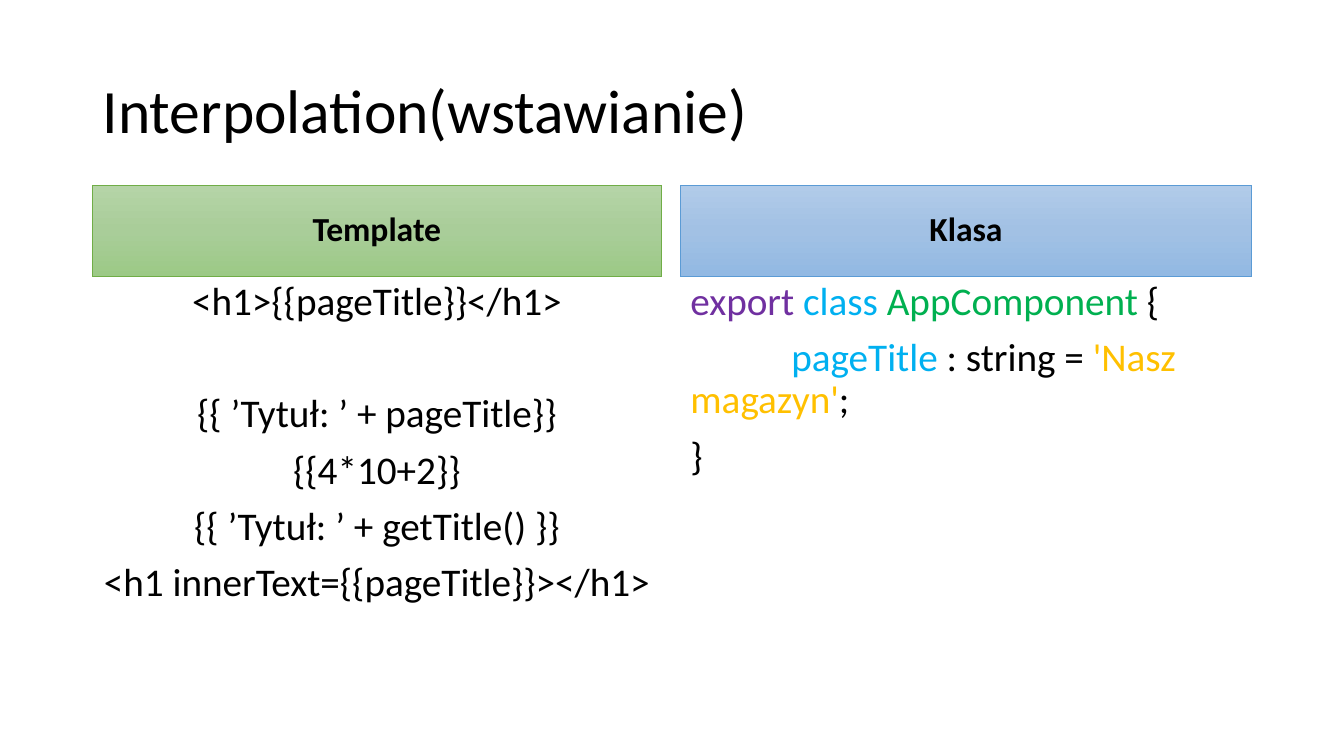
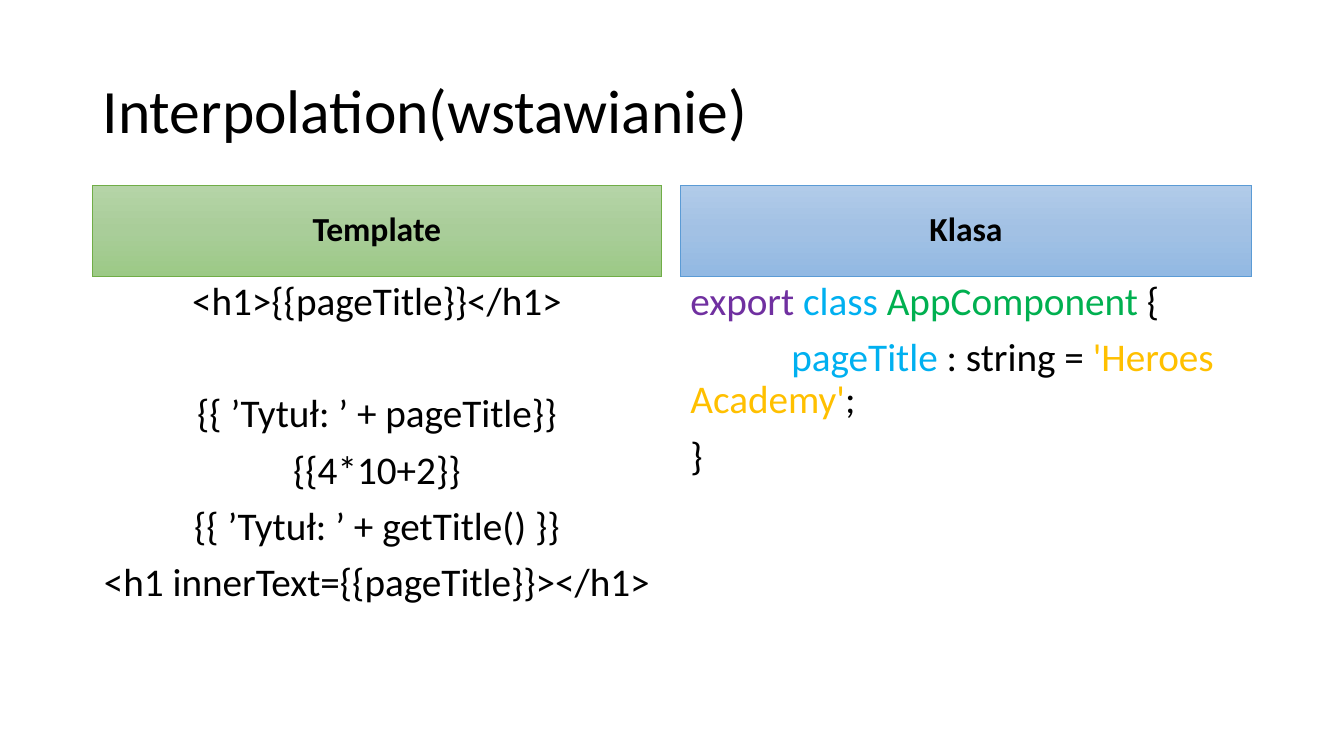
Before and after one commit to VadimPeczynski/Angular-Workshop, a slide deck: slide 23 of 1/presentation/Angular 1.pptx. Drawn at 1344x756 pixels with LibreOffice and Linux fonts; fonts in the diff are those of the drawing. Boxes give left, top, right and bottom in pixels: in the first picture for what was removed or moved away, otherwise in the second. Text is boxed around its words. In the diff, an @@ line names an element or a change of style, - is before the commit and + after.

```diff
--- a/1/presentation/Angular 1.pptx
+++ b/1/presentation/Angular 1.pptx
@@ text at <box>690,343,1214,420</box>: text changed @@
-pageTitle : string = 'Nasz magazyn';
+pageTitle : string = 'Heroes Academy';
```
Also in this commit, not shown: 4 other slides changed, 1 slide added, 1 other file.
